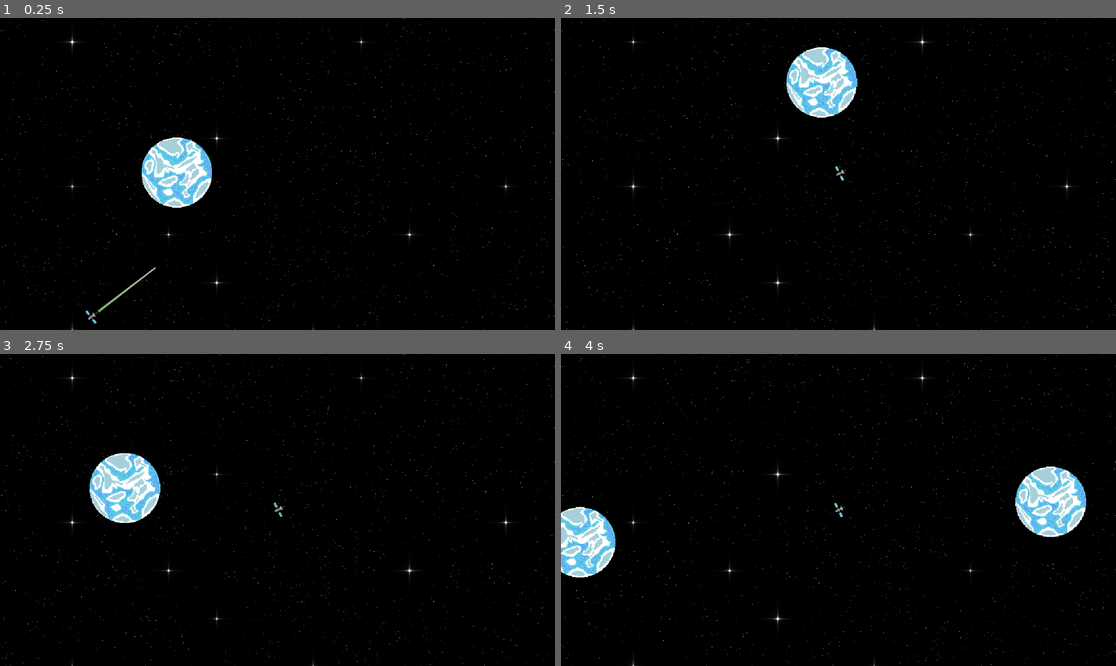
Above: before the commit, frames 1-4 (two rows, left to right).
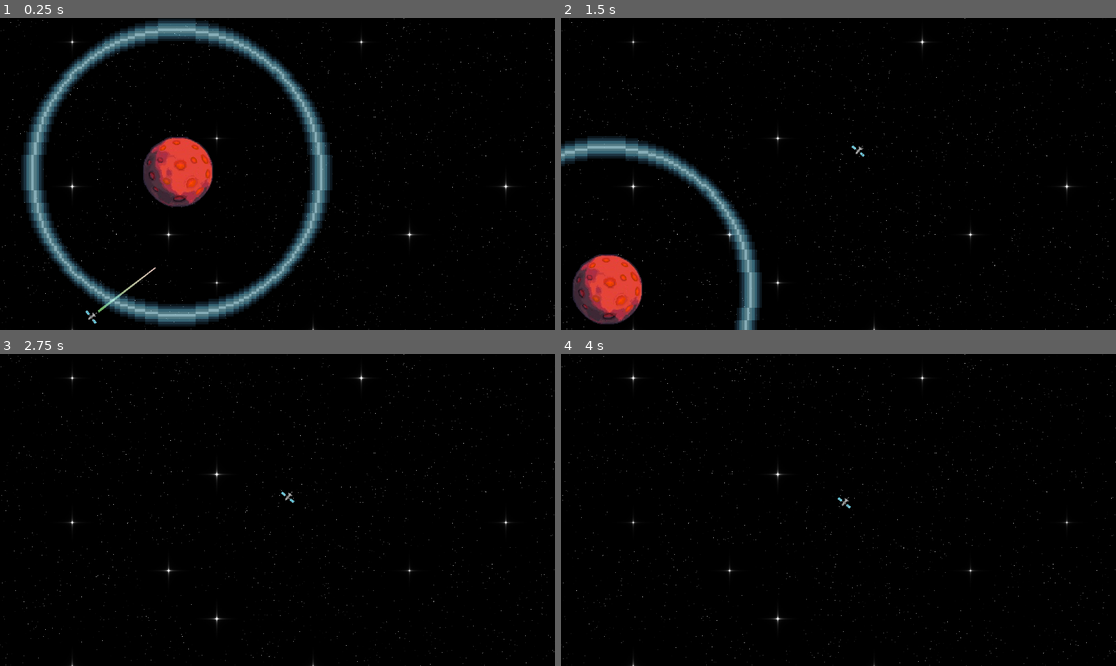
Above: after the commit, the same moments.

Repository: Revarsel/Planet_Loop
Game: Godot game, scene res://Scenes/world.tscn
Two runs of this game, one before a commit and one after it. Both use one fixed random seed, a clock stepped at 60 frames per second and the inputs below.
Inputs (mouse positions are in pixels of both pictures, inside the frame that each line leads up to):
- Up to frame 1 (0.25 s): no input
- Up to frame 2 (1.5 s): move the mouse to (960, 158) at 0.52 s; hold Right mouse button (right_click) 0.53-1.28 s; click (960, 158) at 0.67 s; move the mouse to (727, 189) at 1.27 s; tap F at 1.35 s; click (727, 189) at 1.42 s
- Up to frame 3 (2.75 s): move the mouse to (333, 441) at 2.02 s; hold Right mouse button (right_click) from 2.03 s (still down); click (333, 441) at 2.17 s
- Up to frame 4 (4 s): move the mouse to (810, 572) at 2.77 s; release Right mouse button (right_click) at 2.78 s; tap F at 2.85 s; click (810, 572) at 2.92 s; move the mouse to (1005, 556) at 3.52 s; hold Right mouse button (right_click) from 3.53 s (still down); click (1005, 556) at 3.67 s

The runs differ from the first frame. In frame 1, 13% of the frame differs, in the area x 0-100%, y 0-100%; in frame 2, 8.6%; in frame 3, 2.7%; in frame 4, 4.5%.
Error before the commit: Invalid call. Nonexistent function '_update' in base 'StaticBody2D'. (res://Scenes/planet.tscn::GDScript_xehyc:6)

Commit message:
working now omg im ded

Diff:
--- a/Scenes/planet.tscn
+++ b/Scenes/planet.tscn
@@ -1,15 +1,8 @@
-[gd_scene load_steps=5 format=3 uid="uid://w6a8ecucjs34"]
+[gd_scene load_steps=6 format=3 uid="uid://w6a8ecucjs34"]
 
+[ext_resource type="Script" uid="uid://ctp2ijkmuavnm" path="res://Scripts/planet.gd" id="1_m0iey"]
+[ext_resource type="Texture2D" uid="uid://bnhr1jefvbjpc" path="res://Assets/Gradient_Border-4.png" id="2_m0iey"]
 [ext_resource type="Texture2D" uid="uid://3y2fga4lv40u" path="res://Assets/Earth-3.png" id="2_vpe2g"]
-
-[sub_resource type="GDScript" id="GDScript_xehyc"]
-script/source = "
-extends Node
-
-func _process(delta: float) -> void:
-	var parent = get_parent()
-	parent._update()
-"
 
 [sub_resource type="CircleShape2D" id="CircleShape2D_kg0dd"]
 radius = 75.6637
@@ -18,12 +11,12 @@
 radius = 300.0
 
 [node name="Planet" type="StaticBody2D"]
+script = ExtResource("1_m0iey")
 
 [node name="Sprite2D" type="Sprite2D" parent="."]
 texture_filter = 1
 scale = Vector2(0.13, 0.13)
 texture = ExtResource("2_vpe2g")
-script = SubResource("GDScript_xehyc")
 
 [node name="CollisionShape2D" type="CollisionShape2D" parent="."]
 shape = SubResource("CircleShape2D_kg0dd")
@@ -35,3 +28,7 @@
 [node name="CollisionShape2D2" type="CollisionShape2D" parent="Area2D"]
 shape = SubResource("CircleShape2D_vpe2g")
 debug_color = Color(0.9083, 0.26145, 0.385105, 0)
+
+[node name="Sprite2D2" type="Sprite2D" parent="."]
+scale = Vector2(0.525, 0.525)
+texture = ExtResource("2_m0iey")
--- a/Scenes/world.tscn
+++ b/Scenes/world.tscn
@@ -1,9 +1,10 @@
-[gd_scene load_steps=6 format=3 uid="uid://bs6raedppu003"]
+[gd_scene load_steps=7 format=3 uid="uid://bs6raedppu003"]
 
 [ext_resource type="Script" uid="uid://b17agoqotreoi" path="res://Scripts/camera_2d.gd" id="1_5a7ea"]
 [ext_resource type="PackedScene" uid="uid://d1v78v08q0431" path="res://Scenes/player.tscn" id="1_a02cp"]
 [ext_resource type="Shader" uid="uid://begufrpx4wpku" path="res://Scripts/world.gdshader" id="2_8j60k"]
 [ext_resource type="PackedScene" uid="uid://w6a8ecucjs34" path="res://Scenes/planet.tscn" id="2_go701"]
+[ext_resource type="Resource" uid="uid://rn22vv13aith" path="res://Assets/Mars.tres" id="5_fo5ed"]
 
 [sub_resource type="ShaderMaterial" id="ShaderMaterial_fo5ed"]
 shader = ExtResource("2_8j60k")
@@ -39,9 +40,4 @@
 
 [node name="Planet" parent="." instance=ExtResource("2_go701")]
 position = Vector2(367, 321)
-
-[node name="Planet2" parent="." instance=ExtResource("2_go701")]
-position = Vector2(1262, 956)
-
-[node name="Planet3" parent="." instance=ExtResource("2_go701")]
-position = Vector2(1344, 237)
+res = ExtResource("5_fo5ed")
--- a/Scripts/planet.gd
+++ b/Scripts/planet.gd
@@ -1,6 +1,6 @@
 extends StaticBody2D
 
-@export var gravity: float
+@export var gravity: float = 10000
 var player: RigidBody2D
 
 @onready var area: Area2D = $Area2D
@@ -16,7 +16,7 @@
 
 var player_dead: bool = false
 
-@export var max_distance: int = 500
+@export var max_distance: int = 750
 
 func _update():
 	if res != null:
@@ -50,8 +50,7 @@
 				queue_free()
 
 func _on_body_entered(area1: Node2D):
-	curr_angle = abs((area.global_position - global_position).angle())
-	prev_angle = curr_angle
+	prev_angle = abs((player.global_position - global_position).angle())
 	total_angle = 0
 	calculate = true
 
Binary file added: Assets/Gradient_Border-4.png
Not shown, added: Assets/Gradient_Border-4.png.import
